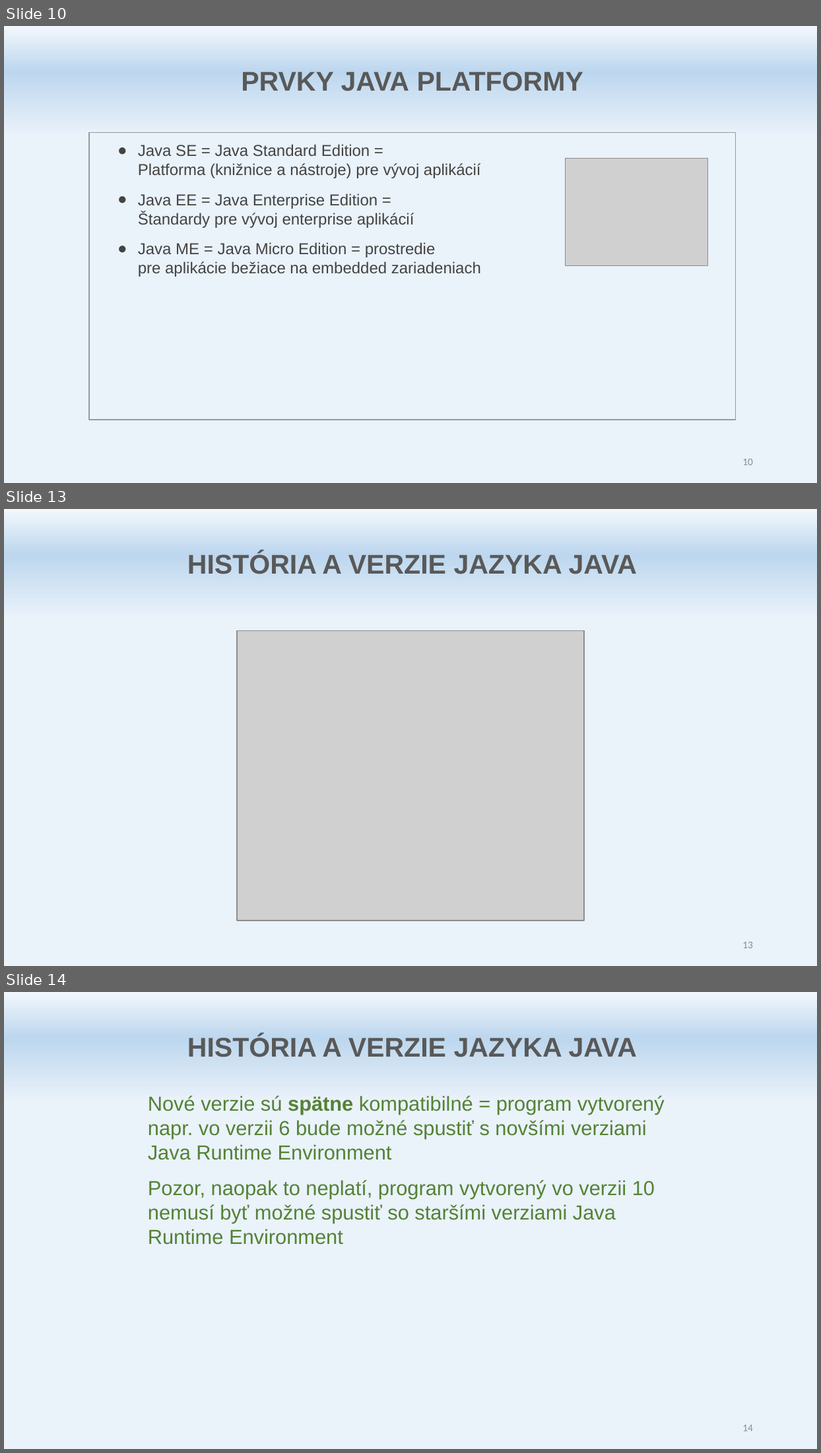
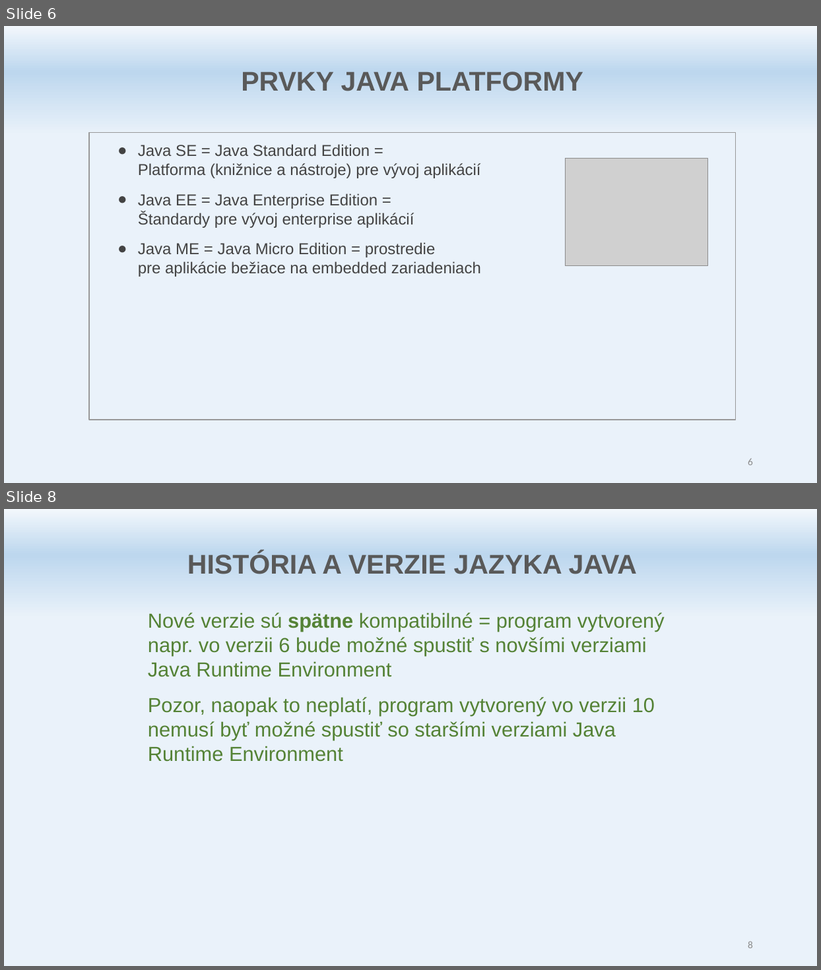
Before and after one commit to marekITLearning/java1, a slide deck: doc/Java ITL A - Uvod.pptx. Shown one above the other, each under a label of ours: slides 10, 13 and 14 before the commit, slides 6 and 8 after it; the slides between them are not shown. The pictures are 821x1453 and 821x970 pixels, drawn with LibreOffice and Linux fonts; fonts in the diff are those of the drawing; grey boxes stand for pictures. Boxes give left, top, right and bottom in pixels: in the first picture for what was removed or moved away, otherwise in the second. Text is boxed around its words. In the diff, an @@ line names an element or a change of style, - is before the commit and + after.

```diff
--- a/doc/Java ITL A - Uvod.pptx
+++ b/doc/Java ITL A - Uvod.pptx
@@ slide 13 removed at [4,509,817,966], background gradient #F2F7FC to #BDD7EE to #EAF2FA @@
@@ text removed at [187,552,637,574] @@
-HISTÓRIA A VERZIE JAZYKA JAVA
@@ picture removed at [238,631,585,921] @@
@@ page number removed at [743,942,753,949] @@
-13
@@ what was slide 10 is now slide 6 @@
@@ page number at [748,458,753,466]: text changed @@
-10
+6
@@ what was slide 14 is now slide 8 @@
@@ page number at [748,941,753,949]: text changed @@
-14
+8
```
Also in this commit, not shown: 3 slides changed, 4 slides added, 7 other slides removed, 21 other files.
